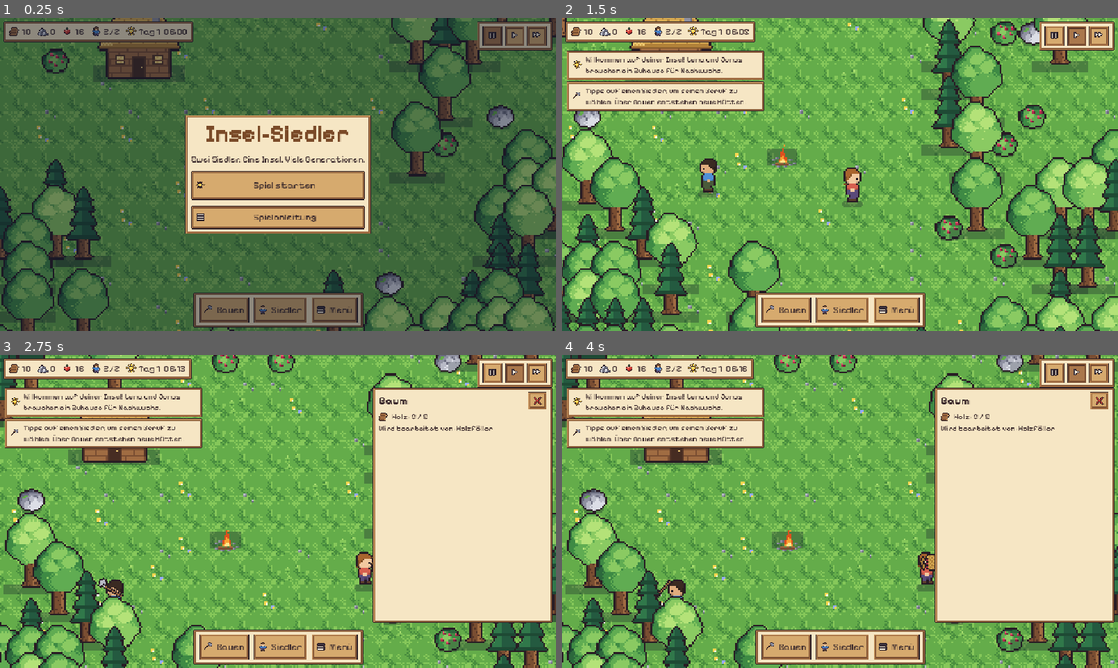
Above: before the commit, frames 1-4 (two rows, left to right).
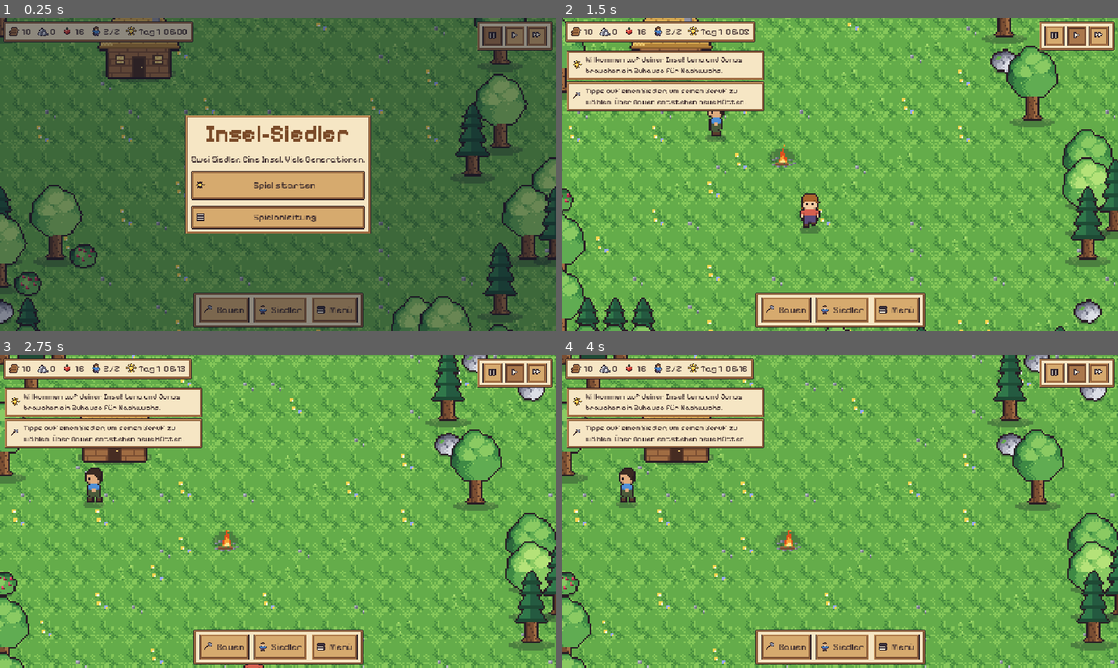
Above: after the commit, the same moments.

Repository: roderichpralle-a11y/New_World
Game: Godot game, scene res://scenes/main.tscn
Same seed, same stepped clock (60 frames per second), same inputs: the game is played once before the commit and once after it.
Inputs (mouse positions are in pixels of both pictures, inside the frame that each line leads up to):
- Up to frame 1 (0.25 s): no input
- Up to frame 2 (1.5 s): click "Spiel starten" at 0.5 s; move the mouse to (962, 158) at 1.27 s; hold D from 1.28 s (still down); click (962, 158) at 1.42 s
- Up to frame 3 (2.75 s): release D at 2 s; drag from (166, 527) to (250, 574) at 2.02 s
- Up to frame 4 (4 s): click (1056, 373) at 2.77 s; click (1079, 373) at 3.52 s

The runs differ from the first frame. In frame 1, 14% of the frame differs, in the area x 0-100%, y 0-100%; in frame 2, 25%; in frame 3, 36%; in frame 4, 36%.

Commit message:
Familienbande, Schiffbrüchige, Web-Build-Workflow
Co-Authored-By: Claude Opus 5.5 (1M context) <noreply@anthropic.com>
Claude-Session: https://claude.ai/code/session_0185KDJ9VJ211TPHXfBbvXpk

Diff:
--- a/data/balance.json
+++ b/data/balance.json
@@ -15,6 +15,8 @@
   "birth_chance": 0.18,
   "birth_cooldown": 1.6,
   "birth_food_per_person": 4,
+  "fertile_max_age": 34.0,
+  "newcomer_chance": 0.03,
   "carry_capacity": 4,
   "walk_speed": 34.0,
   "skill_xp_per_level": 30.0,
--- a/scripts/autoload/game.gd
+++ b/scripts/autoload/game.gd
@@ -22,6 +22,7 @@
 var stats: Dictionary = {"births": 0, "deaths": 0, "max_pop": 0}
 var selected = null
 var is_over: bool = false
+var lineage: Dictionary = {}  # Siedler-ID -> [Eltern-IDs], auch fuer Verstorbene
 
 var _birth_timer: float = 0.0
 var _autosave_timer: float = 0.0
@@ -44,6 +45,7 @@
 		stock[id] = int(Data.bal("start_stock")[id])
 	next_id = 1
 	stats = {"births": 0, "deaths": 0, "max_pop": 0}
+	lineage = {}
 	selected = null
 	is_over = false
 	_last_day = day()
@@ -194,26 +196,66 @@
 		return
 	if total_food() < pop * int(Data.bal("birth_food_per_person")):
 		return
-	var mothers := []
-	var has_father := false
-	for s in world.settlers:
-		if not s.is_adult() or s.hunger < 50.0:
+	var couples := []
+	var possible := false
+	var adults: Array = world.settlers.filter(func(s): return s.is_adult())
+	var max_age := float(Data.bal("fertile_max_age", 34.0))
+	for m in adults:
+		if m.sex != "f" or m.age > max_age:
 			continue
-		if s.sex == "m":
-			has_father = true
-		elif time_days >= s.birth_cooldown_until:
-			mothers.append(s)
-	if not has_father or mothers.is_empty():
+		for f in adults:
+			if f.sex == "m" and f.age <= max_age + 8.0 and not related(m.id, f.id):
+				possible = true
+				if time_days >= m.birth_cooldown_until and m.hunger >= 45.0 and f.hunger >= 45.0:
+					couples.append([m, f])
+	if not possible:
+		_try_newcomer(adults)
+		return
+	if couples.is_empty():
 		return
 	if _rng.randf() > float(Data.bal("birth_chance")):
 		return
-	var mother = mothers[_rng.randi() % mothers.size()]
-	var fathers: Array = world.settlers.filter(func(s): return s.is_adult() and s.sex == "m")
-	var father = fathers[_rng.randi() % fathers.size()]
+	var pair: Array = couples[_rng.randi() % couples.size()]
+	var mother = pair[0]
+	var father = pair[1]
 	mother.birth_cooldown_until = time_days + float(Data.bal("birth_cooldown"))
 	var child = world.spawn_child(mother, father)
 	stats.births += 1
 	notify("%s ist geboren! Eltern: %s und %s." % [child.display_name, mother.display_name, father.display_name], "herz")
+
+
+## Ohne passendes Paar wird gelegentlich ein Schiffbrüchiger angespült.
+func _try_newcomer(adults: Array) -> void:
+	if _rng.randf() > float(Data.bal("newcomer_chance", 0.06)):
+		return
+	var women := adults.filter(func(s): return s.sex == "f").size()
+	var men := adults.size() - women
+	var sex := "m" if men < women else ("f" if women < men else ("f" if _rng.randf() < 0.5 else "m"))
+	var s = world.spawn_newcomer(sex)
+	if s:
+		notify("%s ist an den Strand gespült worden und schließt sich euch an!" % s.display_name, "person")
+
+
+## Eltern, Geschwister, Großeltern und Kinder bekommen keinen Nachwuchs miteinander.
+func related(a: int, b: int) -> bool:
+	var pa: Array = lineage.get(a, [])
+	var pb: Array = lineage.get(b, [])
+	if a in pb or b in pa:
+		return true
+	for p in pa:
+		if p in pb:
+			return true
+		var gp: Array = lineage.get(p, [])
+		if b in gp:
+			return true
+	for p in pb:
+		if a in lineage.get(p, []):
+			return true
+	return false
+
+
+func register_lineage(sid: int, parents: Array) -> void:
+	lineage[sid] = parents.map(func(x): return int(x))
 
 
 func on_settler_died(s, reason: String) -> void:
@@ -250,6 +292,7 @@
 		"stock": stock,
 		"next_id": next_id,
 		"stats": stats,
+		"lineage": lineage,
 		"world": world.serialize(),
 	}
 	var f := FileAccess.open(SAVE_PATH, FileAccess.WRITE)
@@ -278,6 +321,10 @@
 		stock[id] = int(d.stock.get(id, 0))
 	next_id = int(d.next_id)
 	stats = d.get("stats", stats)
+	lineage = {}
+	var lin: Dictionary = d.get("lineage", {})
+	for k in lin:
+		register_lineage(int(k), lin[k])
 	is_over = false
 	selected = null
 	_last_day = day()
--- a/scripts/entities/building.gd
+++ b/scripts/entities/building.gd
@@ -60,7 +60,7 @@
 		add_child(_light)
 	_bar = Node2D.new()
 	_bar.draw.connect(_draw_bar)
-	_bar.position = Vector2(0, -size.y * 16 - 14)
+	_bar.position = Vector2(0, -size.y * 16 - 22) if not is_ground() else Vector2(0, -size.y * 16 - 4)
 	add_child(_bar)
 	refresh()
 
@@ -216,9 +216,10 @@
 func _draw_bar() -> void:
 	if complete:
 		return
-	var w := 28.0
-	_bar.draw_rect(Rect2(-w / 2 - 1, -1, w + 2, 5), Color(0.15, 0.1, 0.12))
-	_bar.draw_rect(Rect2(-w / 2, 0, w * build_fraction(), 3), Color(0.98, 0.78, 0.3))
+	var w := 20.0
+	_bar.draw_rect(Rect2(-w / 2 - 1, -1, w + 2, 4), Color(0.16, 0.1, 0.12, 0.85))
+	_bar.draw_rect(Rect2(-w / 2, 0, w, 2), Color(0.45, 0.32, 0.25, 0.9))
+	_bar.draw_rect(Rect2(-w / 2, 0, w * build_fraction(), 2), Color(0.98, 0.78, 0.3))
 
 
 func _process(delta: float) -> void:
--- a/scripts/entities/settler.gd
+++ b/scripts/entities/settler.gd
@@ -415,7 +415,8 @@
 			return _plan_farm() or _plan_gather(["busch"])
 		_:
 			var targets: Array = Data.jobs.get(job, {}).get("targets", [])
-			return _plan_gather(targets)
+			# Ist das eigene Lager voll, hilft der Siedler woanders aus
+			return _plan_gather(targets) or _plan_construction() or _plan_free_gather()
 
 
 func _plan_free() -> bool:
--- a/scripts/main.gd
+++ b/scripts/main.gd
@@ -81,19 +81,19 @@
 func _autotest_build() -> void:
 	var c := world.center
 	for off in [Vector2i(3, -4), Vector2i(-2, 4), Vector2i(4, 3)]:
+		var done := false
 		for dy in range(-3, 4):
 			for dx in range(-3, 4):
 				var cc: Vector2i = c + off + Vector2i(dx, dy)
-				if world.can_place("huette", cc):
+				if not done and world.can_place("huette", cc):
 					world.place_building("huette", cc, false)
-					break
-			if false:
-				break
+					done = true
 	for dy in range(-6, 7):
 		var cc := c + Vector2i(-6, dy)
 		if world.can_place("feld", cc):
 			world.place_building("feld", cc, false)
 			break
+	world.settlers[1].set_job("baumeister")
 
 
 func _create_world() -> void:
--- a/scripts/world/island_gen.gd
+++ b/scripts/world/island_gen.gd
@@ -141,13 +141,13 @@
 			var cell := Vector2i(x, y)
 			var dist := Vector2(cell - c).length()
 			var t := terrain[y * size + x]
-			if dist < 6.0:
+			if dist < 8.0:
 				continue
 			if t == GRASS:
 				var f := forest.get_noise_2d(x, y)
-				if f > 0.12 and rng.randf() < 0.55:
+				if f > 0.22 and rng.randf() < 0.5:
 					add.call("baum", cell)
-				elif rng.randf() < 0.035:
+				elif rng.randf() < 0.025:
 					add.call("baum", cell)
 				elif rng.randf() < 0.03:
 					add.call("busch", cell)
--- a/scripts/world/world.gd
+++ b/scripts/world/world.gd
@@ -486,6 +486,8 @@
 func spawn_settler(data: Dictionary) -> Settler:
 	var s := Settler.new()
 	s.setup(self, data)
+	if not Game.lineage.has(s.id):
+		Game.register_lineage(s.id, s.parents)
 	entities.add_child(s)
 	settlers.append(s)
 	return s
@@ -495,15 +497,7 @@
 	var rng := RandomNumberGenerator.new()
 	rng.randomize()
 	var sex := "f" if rng.randf() < 0.5 else "m"
-	var pool: Array = Data.names.get(sex, ["Kim"])
-	var used := settlers.map(func(s): return s.display_name)
-	var name: String = pool[rng.randi() % pool.size()]
-	for i in 10:
-		if not name in used:
-			break
-		name = pool[rng.randi() % pool.size()]
-	if name in used:
-		name += " %s" % ["II", "III", "IV", "V"][rng.randi() % 4]
+	var name := unique_name(sex, rng)
 	# Talente: Mischung der Eltern plus ein zufaelliges Talent
 	var skills := {}
 	for sk in Data.skills:
@@ -524,6 +518,50 @@
 	spawn_effect("hearts", child.position + Vector2(0, -16))
 	Game.on_population_changed()
 	return child
+
+
+func unique_name(sex: String, rng: RandomNumberGenerator) -> String:
+	var pool: Array = Data.names.get(sex, ["Kim"])
+	var used := settlers.map(func(s): return s.display_name)
+	var name: String = pool[rng.randi() % pool.size()]
+	for i in 12:
+		if not name in used:
+			return name
+		name = pool[rng.randi() % pool.size()]
+	return name + " " + ["II", "III", "IV", "V"][rng.randi() % 4]
+
+
+func spawn_newcomer(sex: String) -> Settler:
+	var rng := RandomNumberGenerator.new()
+	rng.randomize()
+	# Ankunft an einem Strandfeld nahe dem Lager
+	var fire = nearest_storage(center)
+	var origin: Vector2i = fire.cell if fire else center
+	var cands := []
+	for y in size:
+		for x in size:
+			var c := Vector2i(x, y)
+			if terrain_at(c) == SAND and is_walkable(c):
+				cands.append([Vector2(c - origin).length_squared() + rng.randf() * 80.0, c])
+	cands.sort_custom(func(a, b): return a[0] < b[0])
+	var best = null
+	for i in min(12, cands.size()):
+		if not find_path(cands[i][1], origin).is_empty() or not find_path(cands[i][1], origin + Vector2i(0, 1)).is_empty():
+			best = cands[i][1]
+			break
+	if best == null:
+		return null
+	var skills := {}
+	for sk in Data.skills:
+		skills[sk] = rng.randi_range(1, 3)
+	var talent: String = Data.skills.keys()[rng.randi() % Data.skills.size()]
+	skills[talent] = rng.randi_range(4, 5)
+	var s := spawn_settler({"name": unique_name(sex, rng), "sex": sex, "age": rng.randf_range(4.0, 12.0),
+		"skills": skills, "job": "frei", "x": best.x, "y": best.y, "hunger": 40.0})
+	assign_homes()
+	spawn_effect("chips_fischgrund", s.position)
+	Game.on_population_changed()
+	return s
 
 
 func kill_settler(s: Settler, reason: String) -> void:
@@ -607,7 +645,7 @@
 
 
 func warn_storage_full(res: String) -> void:
-	if Game.time_days - _storage_warn_time > 0.25:
+	if Game.time_days - _storage_warn_time > 1.0:
 		_storage_warn_time = Game.time_days
 		Game.notify("Das Lager ist voll (%s). Baue ein Lagerhaus!" % Data.resource_name(res), "haus")
 
Binary file changed: assets/sprites/objects.png
Not shown, added: .github/workflows/web.yml
Not shown, changed: tools/gen_art.py
